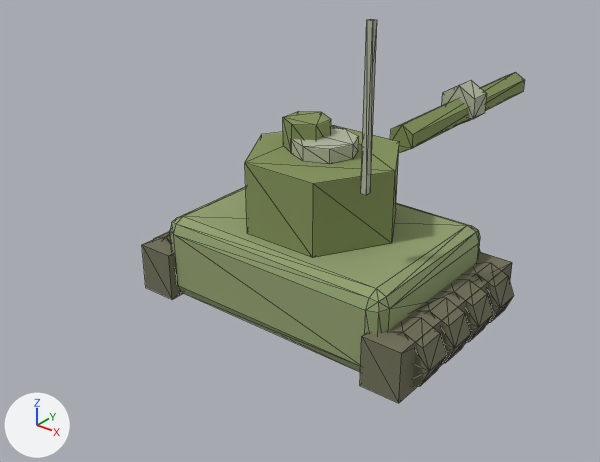
What one commit did to the glTF model public/models/unit_tank.glb.
Camera for both pictures: a 50 mm lens placed at (0.619, -0.826, 0.604), pointed at (-0.056, 0.018, 0.08). The lights are fixed; the arrows at lower left show +X, +Y and +Z. The picture after the commit comes second. Mesh edges are drawn as thin lines. Where no turn or scale is listed for an object, it has been applied to the vertices.

Script lines for the objects in view, before the commit:
```python
me_cube = bpy.data.meshes.new('Cube')
me_cube.from_pydata(...)  # 280 vertices, 488 faces; spans x -0.238..0.238, y -0.14..0.57, z 0.0..0.42
# faces by material slot: [108, 72, 248, 60]
me_cube.materials.append(mat_tank_hull)  # green #93a271
me_cube.materials.append(mat_tank_turret)  # green #83935a
me_cube.materials.append(mat_tank_track)  # dark yellow #71715a
me_cube.materials.append(mat_tank_metal)  # grey #b1b79f
ob_unit_tank = bpy.data.objects.new('unit_tank', me_cube)
ob_unit_tank.location = (0.0, 0.0, 0.0)
```
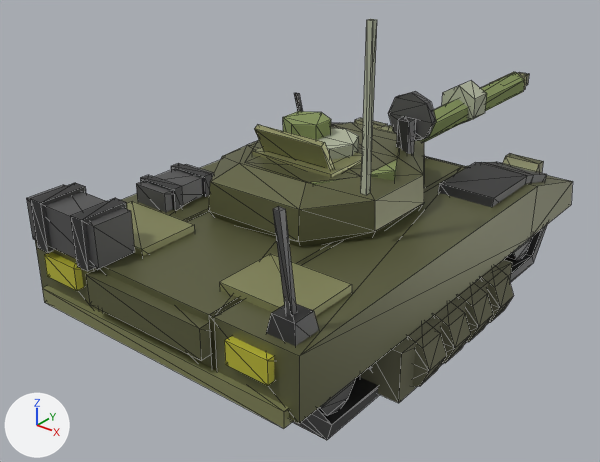
Boxes [x1, y1, x2, y2] around the edits, measured in the pictures (600 x 462 px):
```json
{"object": "Cube.002", "change": "added", "after": [26, 72, 573, 440], "faces in mat_material_001 (dark yellow #686948)": [35, 72, 573, 423], "faces in mat_material_005 (yellow #949666)": [42, 72, 527, 428], "faces in mat_material_002 (dark grey #3b3b3b)": [30, 93, 548, 440], "faces in mat_material_003 (dark grey #606060)": [26, 91, 532, 416], "faces in mat_material_004 (yellow #d1ce40)": [44, 252, 274, 386]}
{"object": "unit_tank", "change": "unchanged, covered by the edit", "before": [142, 19, 525, 403], "after": [258, 19, 525, 403]}
```

Edits to the scene script, one JSON object a line:
```json
{"op": "add", "block": "mat_material_001", "code": ["mat_material_001 = principled_material('Material.001')", "mat_material_001.base_color = (0.138, 0.142, 0.0649)  # dark yellow #686948", "mat_material_001.metallic = 0.4", "mat_material_001.roughness = 0.415"]}
{"op": "add", "block": "mat_material_003", "code": ["mat_material_003 = principled_material('Material.003')", "mat_material_003.base_color = (0.118, 0.118, 0.118)  # dark grey #606060", "mat_material_003.metallic = 0.4", "mat_material_003.roughness = 0.415"]}
{"op": "add", "block": "mat_material_002", "code": ["mat_material_002 = principled_material('Material.002')", "mat_material_002.base_color = (0.044, 0.044, 0.044)  # dark grey #3b3b3b", "mat_material_002.metallic = 0.4", "mat_material_002.roughness = 0.415"]}
{"op": "add", "block": "mat_material_004", "code": ["mat_material_004 = principled_material('Material.004')", "mat_material_004.base_color = (0.64, 0.615, 0.0519)  # yellow #d1ce40", "mat_material_004.metallic = 0.4", "mat_material_004.roughness = 0.415"]}
{"op": "add", "block": "mat_material_005", "code": ["mat_material_005 = principled_material('Material.005')", "mat_material_005.base_color = (0.294, 0.303, 0.134)  # yellow #949666", "mat_material_005.metallic = 0.4", "mat_material_005.roughness = 0.415"]}
{"op": "add", "block": "me_cube_003", "code": ["me_cube_003 = bpy.data.meshes.new('Cube.003')", "me_cube_003.from_pydata(...)  # 462 vertices, 760 faces; spans x -0.213..0.206, y -0.326..0.612, z 0.006..0.302", "# faces by material slot: [154, 212, 280, 86, 28]", "me_cube_003.materials.append(mat_material_001)  # dark yellow #686948", "me_cube_003.materials.append(mat_material_002)  # dark grey #3b3b3b", "me_cube_003.materials.append(mat_material_003)  # dark grey #606060", "me_cube_003.materials.append(mat_material_005)  # yellow #949666", "me_cube_003.materials.append(mat_material_004)  # yellow #d1ce40"]}
{"op": "add", "block": "ob_cube_002", "code": ["ob_cube_002 = bpy.data.objects.new('Cube.002', me_cube_003)", "ob_cube_002.location = (0.0, 0.0, -0.009)"]}
```
